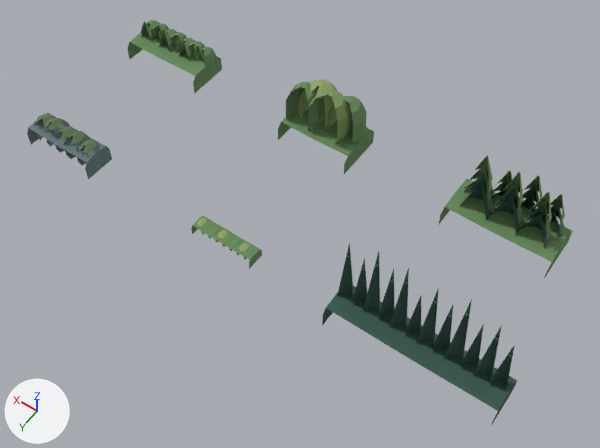
An edit to the Blender file prototypes/outdoor-kit/source/edge-kit.blend, drawn before and after from the same camera.
The view is the same before and after, from a 50 mm lens placed at (-9.0, 36.9, 46.0), pointed at (11.3, 8.6, 1.5). Every picture has the same lights, and +X, +Y and +Z are marked at lower left. The older version comes first.

Objects in the first picture: 'edge_backdrop__PineDark_Mesh', 'edge_backdrop__Pine_Mesh', 'edge_forest_low__LeafTip_Mesh', 'edge_forest_low__Leaf_Mesh', 'edge_forest_low__PineDark_Mesh', 'edge_forest_low__Pine_Mesh', 'edge_forest_pine__LeafTip_Mesh', 'edge_forest_pine__Leaf_Mesh', 'edge_forest_pine__PineDark_Mesh', 'edge_forest_pine__Pine_Mesh', 'edge_forest_round__LeafLight_Mesh', 'edge_forest_round__LeafTip_Mesh', 'edge_forest_round__Leaf_Mesh', 'edge_rock_wall__Moss_Mesh', 'edge_rock_wall__Rock_Mesh', 'edge_shrub_band__Leaf_Mesh' and 2 more.
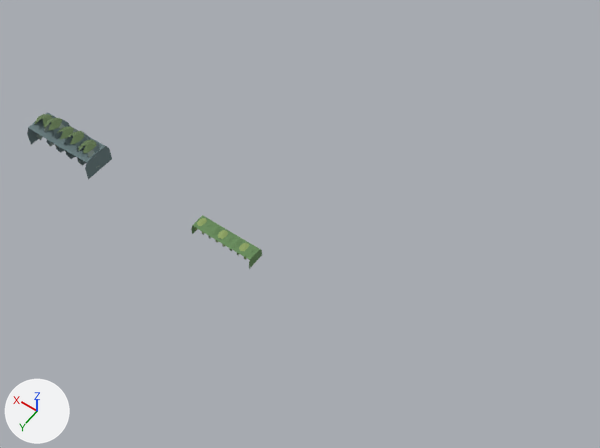
The newer file is also turned or shifted as a whole; pictures and numbers use the older file's frame.

Location of each change, (x1, y1, x2, y2) in pixels of the pictures (600 x 448 px):
'edge_backdrop__PineDark_Mesh', deleted (dark green)
    before: (322, 254, 517, 425)
'edge_forest_round__Leaf_Mesh', deleted (green)
    before: (278, 82, 374, 174)
'edge_forest_pine__Leaf_Mesh', deleted (green)
    before: (438, 179, 573, 278)
'edge_forest_low__Leaf_Mesh', deleted (green)
    before: (127, 20, 222, 93)
'edge_forest_pine__Pine_Mesh', deleted (dark green)
    before: (465, 169, 565, 240)
'edge_forest_pine__PineDark_Mesh', deleted (dark green)
    before: (460, 180, 561, 248)
'edge_forest_pine__LeafTip_Mesh', deleted (green)
    before: (473, 155, 565, 222)
'edge_forest_round__LeafTip_Mesh', deleted (green)
    before: (308, 89, 351, 144)
'edge_forest_round__LeafLight_Mesh', deleted (green)
    before: (298, 79, 353, 131)
'edge_forest_low__LeafTip_Mesh', deleted
    before: (141, 21, 204, 60)
'edge_backdrop__Pine_Mesh', deleted
    before: (347, 242, 515, 354)
'edge_forest_low__Pine_Mesh', deleted
    before: (141, 27, 204, 62)
'edge_forest_low__PineDark_Mesh', deleted
    before: (144, 33, 202, 60)

The change in detail:
Object 'edge_forest_pine__Leaf_Mesh' (ob_edge_forest_pine__leaf_mesh) is deleted.
Object 'edge_forest_pine__LeafTip_Mesh' (ob_edge_forest_pine__leaftip_mesh) is deleted.
Object 'edge_forest_pine__Pine_Mesh' (ob_edge_forest_pine__pine_mesh) is deleted.
Object 'edge_forest_pine__PineDark_Mesh' (ob_edge_forest_pine__pinedark_mesh) is deleted.
Object 'edge_forest_round__Leaf_Mesh' (ob_edge_forest_round__leaf_mesh) is deleted.
Object 'edge_forest_round__LeafLight_Mesh' (ob_edge_forest_round__leaflight_mesh) is deleted.
Object 'edge_forest_round__LeafTip_Mesh' (ob_edge_forest_round__leaftip_mesh) is deleted.
Object 'edge_forest_low__Leaf_Mesh' (ob_edge_forest_low__leaf_mesh) is deleted.
Object 'edge_forest_low__LeafTip_Mesh' (ob_edge_forest_low__leaftip_mesh) is deleted.
Object 'edge_forest_low__Pine_Mesh' (ob_edge_forest_low__pine_mesh) is deleted.
Object 'edge_forest_low__PineDark_Mesh' (ob_edge_forest_low__pinedark_mesh) is deleted.
Object 'edge_backdrop__Pine_Mesh' (ob_edge_backdrop__pine_mesh) is deleted.
Object 'edge_backdrop__PineDark_Mesh' (ob_edge_backdrop__pinedark_mesh) is deleted.
